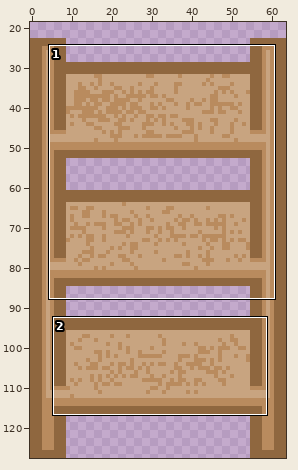
One commit to this pixel-art file: assets/img/shelf/shelf.aseprite. The picture above shows the old version from afar; the outline marks the close-up.
Close-up. Earlier state:
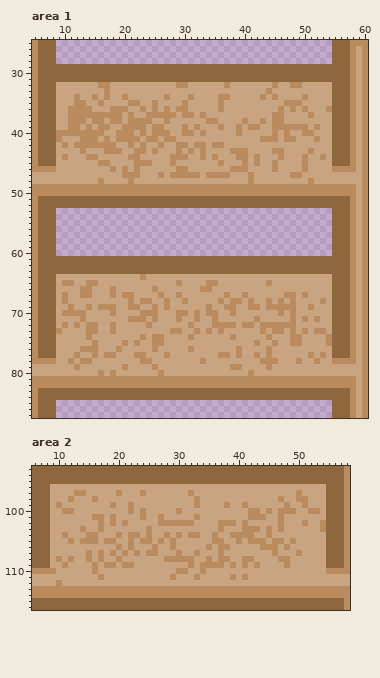
64x128 pixels, 1 frame. Shown: area 1: x 5..60, y 25..87; area 2: x 6..58, y 93..116. The wide view leaves out empty margins.
New version:
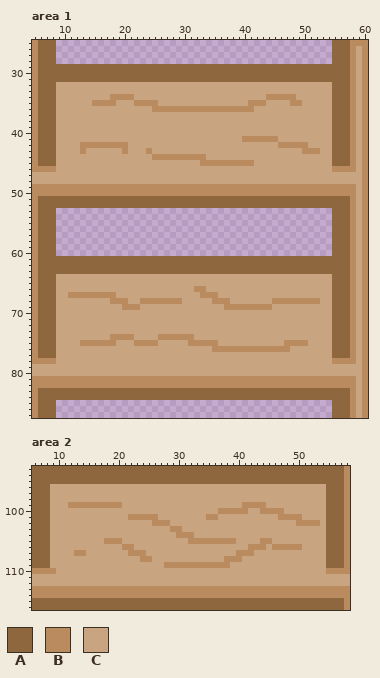
Palette (. is transparent): A #8f673f  B #b98b5e  C #c8a480
What changed:
Changed rows in their new state; - is an unchanged pixel.
Area 1:
first column x 9:
32 -------CC-----------CC------C-------C--CC-----
33 --------C--------------------------C----------
34 ---C--C-CBB-B-----C---C----CC-----CB-BBB-C----
35 ---CC-B-BB--C-BB-----C-----C----BBB---C-------
36 --CCCC---CCC--C--B-B--BBBBB-BBBBB----C-C-C---C
37 --CCCCCCCCC-C--CCCCC-CC-C-----------CC----C---
38 --CCC-CC-CC-CCCC--C------CC----C--C-CC--------
39 --CC-C-CC--CCCC-CC---C-C---C--C-CC--CCCCCC-C--
40 CCCCCCCC--CCC-C-CCC--CC-C-----C-----C-C--CC---
41 C---CCC-C-CCCC-CC-CC-----------BBB----CC---C--
42 -C-C------BBC-C--C--CC-CC-CC---------BBBBB----
43 --------CCCB-CCBC---C-C-C----CCC----CC---B-B--
44 -C---CC-----CC--BBB---BB--C---CC-C---C---C--C-
45 -------CC----CCC---C----BBB-BBB-BC--C----C----
46 ---------C-C-C------CC-------CCC----C----C----
47 -----------CCC---C-CCCCC-CCCC---C------CC-----
48 -------C----C-------------------C---------C---
first column x 9:
64 --------------C-------------------------------
65 -CC--CC-------------C----CC--------C----------
66 ----CC---C------C------B-C--------------------
67 -CBB--BBB--CC----C--C---BBB-C--C------CC-C----
68 -C-------BBBC---BB-BBC----B-BCC-C--CB-B-BBBBC-
69 --C--C-CCC-B----C-C------C----BB--B-CCCC--C---
70 -CCCC----C----CCC---CC-C-CC--C-------C-C------
71 ----C-------CCC-C---C--C--C------C-----C-C-C--
72 -C-C-CC--C-----C------C---CCCC-CC-CCCCCC------
73 C----CC--C---------CC--C-C-C------C-CC-C-C-CC-
74 -----C---BBBB-C-C-BBBB-------C-----C---CC----C
75 ----BB-BBB-C--BB-C----BBBBB------C--C-B--B---C
76 ----CCC---C-----C-----C---BBBB-BBBB-BBB-------
77 ---C--C-CC---CC---C--------CC-C--C-C------C-C-
78 --C-CC--------CC--------C---------CCC---C--C--
79 ---C-------C----C------------CC----C----------
80 -------C-C-------C--------------C-------------
Area 2:
first column x 10:
 97 ---CC-----C---C-------C-----------------C----
 98 --C---C----------------C-------------C--CC---
 99 C-BBBBBBB-B-C----------C----C---BBB---C--C---
100 -CC---------C-C-----C------BBBBBCCB-B-CC--CC-
101 ------CC-C--BB-BBC-----C-BB-----CCC---BBB----
102 -------C-C-C----B--CCCC----CCC-C-----C--B-BBC
103 ----C--C-------C---BB------C---CCC-C-C------C
104 -C---CC---C-CC-C--C--B-C--C--CCCC--C---------
105 --C-CCC---B-C-CC-C-C--BBBB--BBC-CC-BCC-C-----
106 ----------CB----C--C-----C-CC---BB-C-B-BB----
107 ---BBC-C-C-CB-BCC---C--C---C--BBB---C---C----
108 C-C--C-C--C---BB--CCCCC--C-C-BBCC----CC------
109 -C----C-CC-CC-----BBBB-B----BC-C-C----C------
110 ------C-------------CC--C--------------------
111 -------C-----------C---C-----C-C-------------
112 C--------------------------------------------
